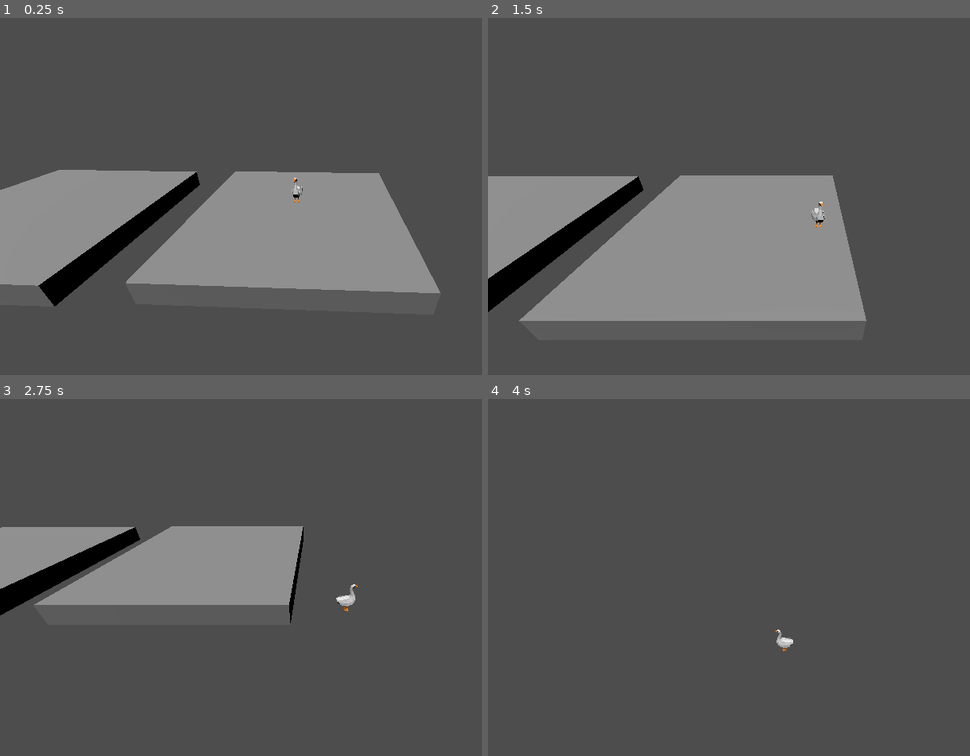
Above: before the commit, frames 1-4 (two rows, left to right).
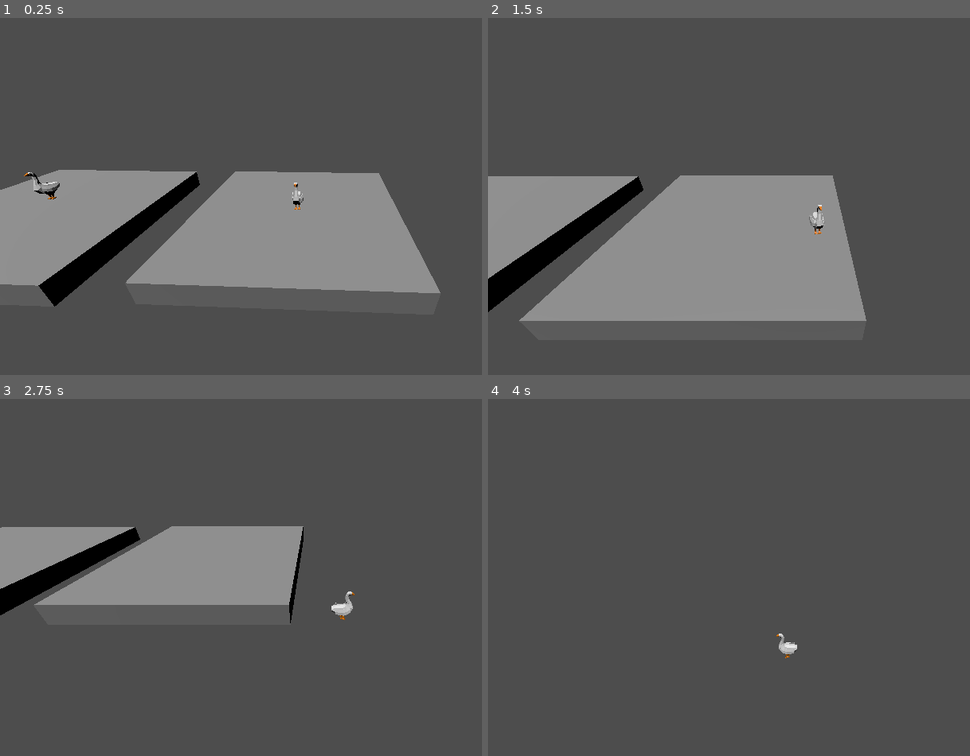
Above: after the commit, the same moments.

Repository: nialdixon8/3DGooseGame
Game: Godot game, scene res://main.tscn
Same seed, same stepped clock (60 frames per second), same inputs: the game is played once before the commit and once after it.
Inputs:
- Up to frame 1 (0.25 s): no input
- Up to frame 2 (1.5 s): tap Enter (ui_accept) at 0.5, 0.6, 0.77, 1.07, 1.35 s; hold Right (ui_right) 0.53-1.28 s; hold Down (ui_down) from 1.28 s (still down)
- Up to frame 3 (2.75 s): tap Enter (ui_accept) at 1.52, 1.82, 2.1 s; release Down (ui_down) at 2.03 s; hold Right (ui_right) from 2.03 s (still down)
- Up to frame 4 (4 s): release Right (ui_right) at 2.78 s; hold Up (ui_up) 2.78-3.53 s; tap Enter (ui_accept) at 2.85, 3.02, 3.32, 3.6, 3.77 s; hold Left (ui_left) from 3.53 s (still down)

The runs differ from the first frame. In frame 1, 0.2% of the frame differs, in the area x 4-63%, y 43-54%; in frame 2, 0.1%; in frame 3, 0.2%; in frame 4, 0.2%.

Commit message:
added jump animation and enemy

Diff:
--- /dev/null
+++ b/CharacterBody3D.gd
@@ -0,0 +1,30 @@
+extends CharacterBody3D
+
+
+const SPEED = 3.0
+const JUMP_VELOCITY = 4.5
+var rotation_direction = 0
+var agroDistance = 10
+@onready var player = get_parent().get_parent().get_node("player").get_node("CharacterBody3D")
+
+@onready var raycast = get_parent().get_node("RayCast3D")
+
+# Get the gravity from the project settings to be synced with RigidBody nodes.
+var gravity = ProjectSettings.get_setting("physics/3d/default_gravity")
+
+
+func _physics_process(delta):
+	# Add the gravity.
+	if not is_on_floor():
+		velocity.y -= gravity * delta
+	if not (player.global_position.z - global_position.z > agroDistance or player.global_position.z - global_position.z < -agroDistance or player.global_position.x - global_position.x > agroDistance or player.global_position.x - global_position.x < -agroDistance):
+
+		velocity.x = clamp(player.global_position.x - global_position.x, -SPEED, SPEED)
+		velocity.z = clamp(player.global_position.z - global_position.z, -SPEED, SPEED)
+
+		if Vector2(velocity.z, velocity.x).length() > 0:
+			rotation_direction = Vector2(velocity.z, velocity.x).angle()
+
+		rotation.y = lerp_angle(rotation.y, rotation_direction, delta * 10)
+
+	move_and_slide()
--- /dev/null
+++ b/enemy.tscn
@@ -0,0 +1,19 @@
+[gd_scene load_steps=4 format=3 uid="uid://c6l1c8ucvridq"]
+
+[ext_resource type="Script" path="res://CharacterBody3D.gd" id="1_pxqgf"]
+[ext_resource type="PackedScene" uid="uid://dmbm3plrojfsw" path="res://goose1 (1).glb" id="2_3d552"]
+
+[sub_resource type="CapsuleShape3D" id="CapsuleShape3D_u7fy8"]
+
+[node name="enemy" type="Node3D"]
+
+[node name="CharacterBody3D" type="CharacterBody3D" parent="."]
+script = ExtResource("1_pxqgf")
+
+[node name="CollisionShape3D" type="CollisionShape3D" parent="CharacterBody3D"]
+shape = SubResource("CapsuleShape3D_u7fy8")
+
+[node name="goose1 (1)" parent="CharacterBody3D" instance=ExtResource("2_3d552")]
+transform = Transform3D(1.19249e-08, 0, -1, 0, 1, 0, 1, 0, 1.19249e-08, 0, -0.866311, 0)
+
+[node name="RayCast3D" type="RayCast3D" parent="."]
--- a/main.tscn
+++ b/main.tscn
@@ -1,9 +1,10 @@
-[gd_scene load_steps=5 format=3 uid="uid://c7cxjfoh3xme5"]
+[gd_scene load_steps=6 format=3 uid="uid://c7cxjfoh3xme5"]
 
 [ext_resource type="Script" path="res://main.gd" id="1_drvey"]
 [ext_resource type="PackedScene" uid="uid://hbk1l0bonreu" path="res://player.tscn" id="1_hf7sd"]
 [ext_resource type="PackedScene" uid="uid://yorer1ymbdyw" path="res://platform.tscn" id="2_34nc2"]
 [ext_resource type="Script" path="res://cameraNode.gd" id="4_rukaf"]
+[ext_resource type="PackedScene" uid="uid://c6l1c8ucvridq" path="res://enemy.tscn" id="5_0ncpi"]
 
 [node name="Node3D" type="Node3D"]
 script = ExtResource("1_drvey")
@@ -24,3 +25,6 @@
 
 [node name="platform2" parent="." instance=ExtResource("2_34nc2")]
 transform = Transform3D(1, 0, 0, 0, 1, 0, 0, 0, 1, -12.6658, 0, 0.210938)
+
+[node name="Node3D" parent="." instance=ExtResource("5_0ncpi")]
+transform = Transform3D(1, 0, 0, 0, 1, 0, 0, 0, 1, -12.7169, 2, 0)
--- a/player.gd
+++ b/player.gd
@@ -6,6 +6,8 @@
 
 # Get the gravity from the project settings to be synced with RigidBody nodes.
 var gravity = ProjectSettings.get_setting("physics/3d/default_gravity")
+
+@onready var anim = $goose1/AnimationPlayer
 
 var rotation_direction = 0
 var velocityY = 0
@@ -18,7 +20,10 @@
 	velocity.z = 0
 	# Handle Jump.
 	if Input.is_action_just_pressed("ui_accept") and is_on_floor():
+		if anim.is_playing():
+			anim.stop()
 		velocity.y = JUMP_VELOCITY
+		anim.play("jumpAction")
 	var input_dir = Input.get_vector("ui_left", "ui_right", "ui_up", "ui_down")
 	var direction = (transform.basis * Vector3(input_dir.x, 0, input_dir.y)).normalized()
 	# Get the input direction and handle the movement/deceleration.
--- a/player.tscn
+++ b/player.tscn
@@ -1,7 +1,7 @@
 [gd_scene load_steps=4 format=3 uid="uid://hbk1l0bonreu"]
 
 [ext_resource type="Script" path="res://player.gd" id="1_ekcdj"]
-[ext_resource type="PackedScene" uid="uid://bhyr64jjn58pe" path="res://5b1f54c539b840e6a5a377b044b5b331.glb" id="2_hc1vm"]
+[ext_resource type="PackedScene" uid="uid://dmbm3plrojfsw" path="res://goose1 (1).glb" id="2_5iusw"]
 
 [sub_resource type="CapsuleShape3D" id="CapsuleShape3D_7tirt"]
 
@@ -13,5 +13,26 @@
 [node name="CollisionShape3D" type="CollisionShape3D" parent="CharacterBody3D"]
 shape = SubResource("CapsuleShape3D_7tirt")
 
-[node name="5b1f54c539b840e6a5a377b044b5b331" parent="CharacterBody3D" instance=ExtResource("2_hc1vm")]
+[node name="goose1" parent="CharacterBody3D" instance=ExtResource("2_5iusw")]
 transform = Transform3D(1.19249e-08, 0, -1, 0, 1, 0, 1, 0, 1.19249e-08, 0, 0, 0)
+
+[node name="Skeleton3D" parent="CharacterBody3D/goose1/феодосий" index="0"]
+bones/2/rotation = Quaternion(-1.74929e-07, 3.97954e-08, 0.298484, 0.954415)
+bones/4/rotation = Quaternion(-1.61218e-08, 5.35481e-07, 0.142725, 0.989762)
+bones/5/rotation = Quaternion(2.54482e-07, -7.36267e-08, -0.142939, 0.989731)
+bones/7/rotation = Quaternion(-9.70113e-08, 4.56594e-07, -0.535955, 0.844247)
+bones/9/position = Vector3(-0.00777623, 0.238793, 0.198659)
+bones/9/rotation = Quaternion(-0.639988, 0.101309, 0.752241, -0.119522)
+bones/10/position = Vector3(-0.00777603, 0.238793, -0.201341)
+bones/10/rotation = Quaternion(-0.633765, -0.134871, 0.757491, 0.0797424)
+bones/11/position = Vector3(0.261046, 0.168557, 0.0836396)
+bones/11/rotation = Quaternion(0.719362, 0.694552, 0.00743863, 0.00775084)
+bones/13/rotation = Quaternion(7.15868e-08, 1.68907e-07, -0.700571, 0.713583)
+bones/14/position = Vector3(0.261047, 0.168557, -0.0800103)
+bones/14/rotation = Quaternion(0.719362, 0.694552, -0.00748468, -0.00770472)
+bones/17/rotation = Quaternion(-0.479142, 0.520022, 0.479142, 0.520022)
+
+[node name="Куб" parent="CharacterBody3D/goose1/феодосий/Skeleton3D" index="0"]
+transform = Transform3D(1, 0, 0, 0, 1, 0, 0, 0, 1, 0, -1, 0)
+
+[editable path="CharacterBody3D/goose1"]
Binary file added: goose1 (1).glb
Not shown, added: goose1 (1).glb.import
